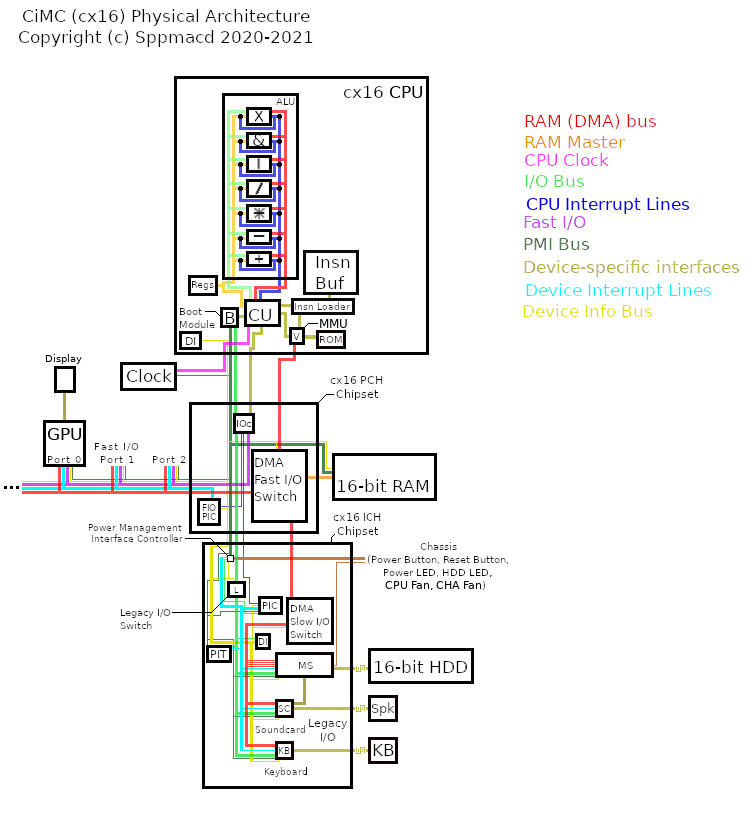
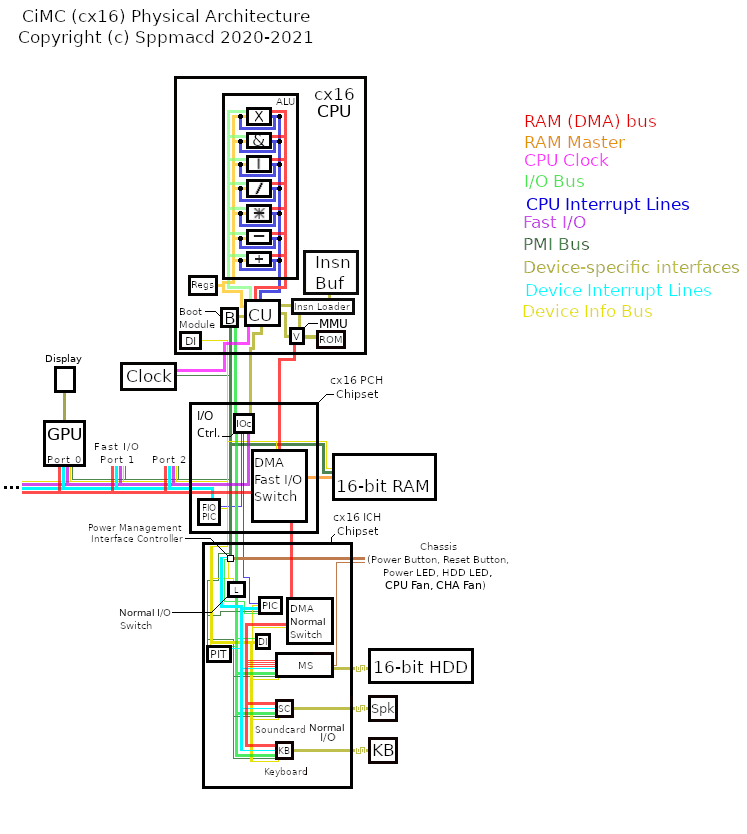
Revision of a layered w=747, h=834 image; what changed, layer by layer:
painted on "Borders" over [119, 76, 429, 731]
removed layer "MS2SC" (was 70%) over [294, 678, 306, 705]
